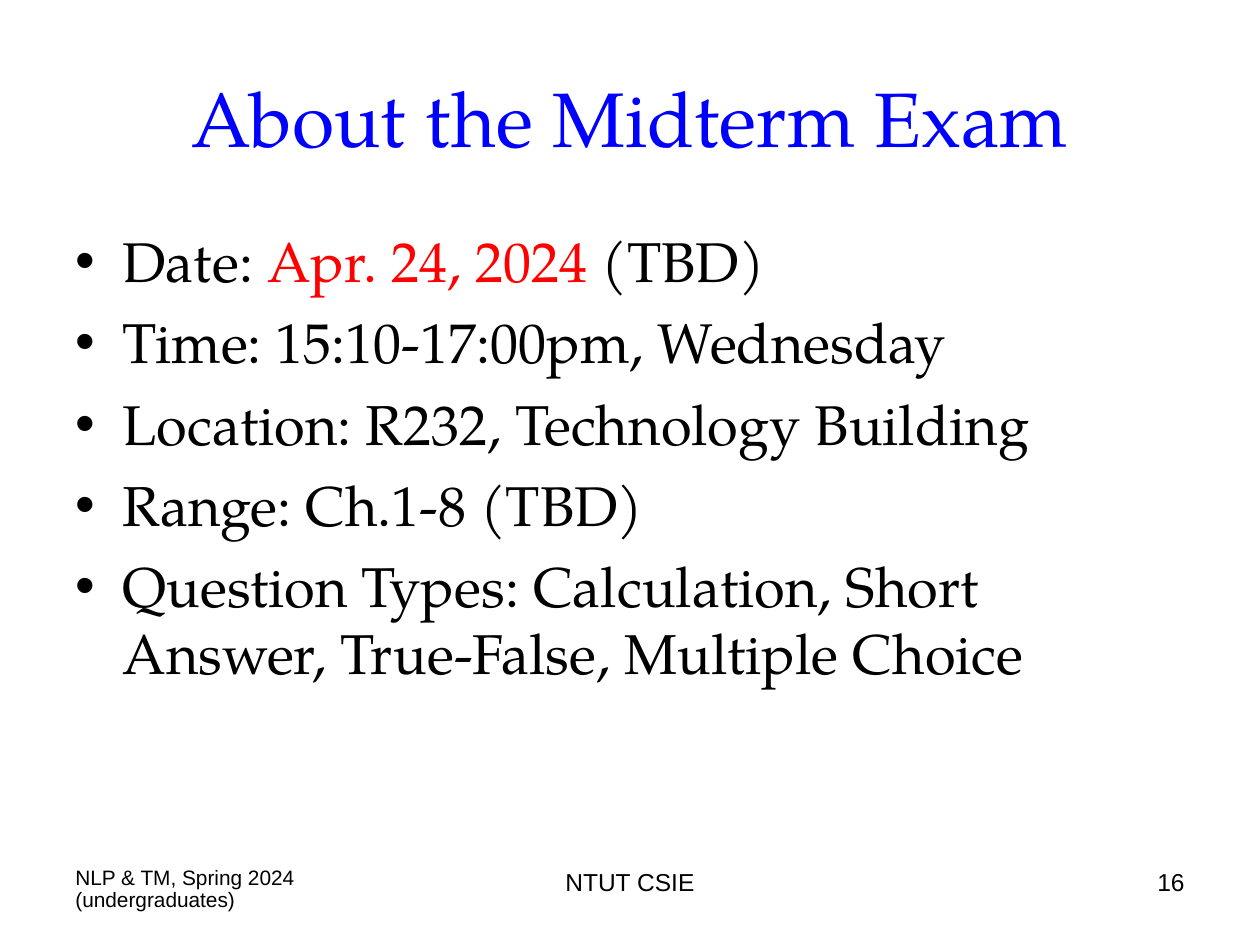
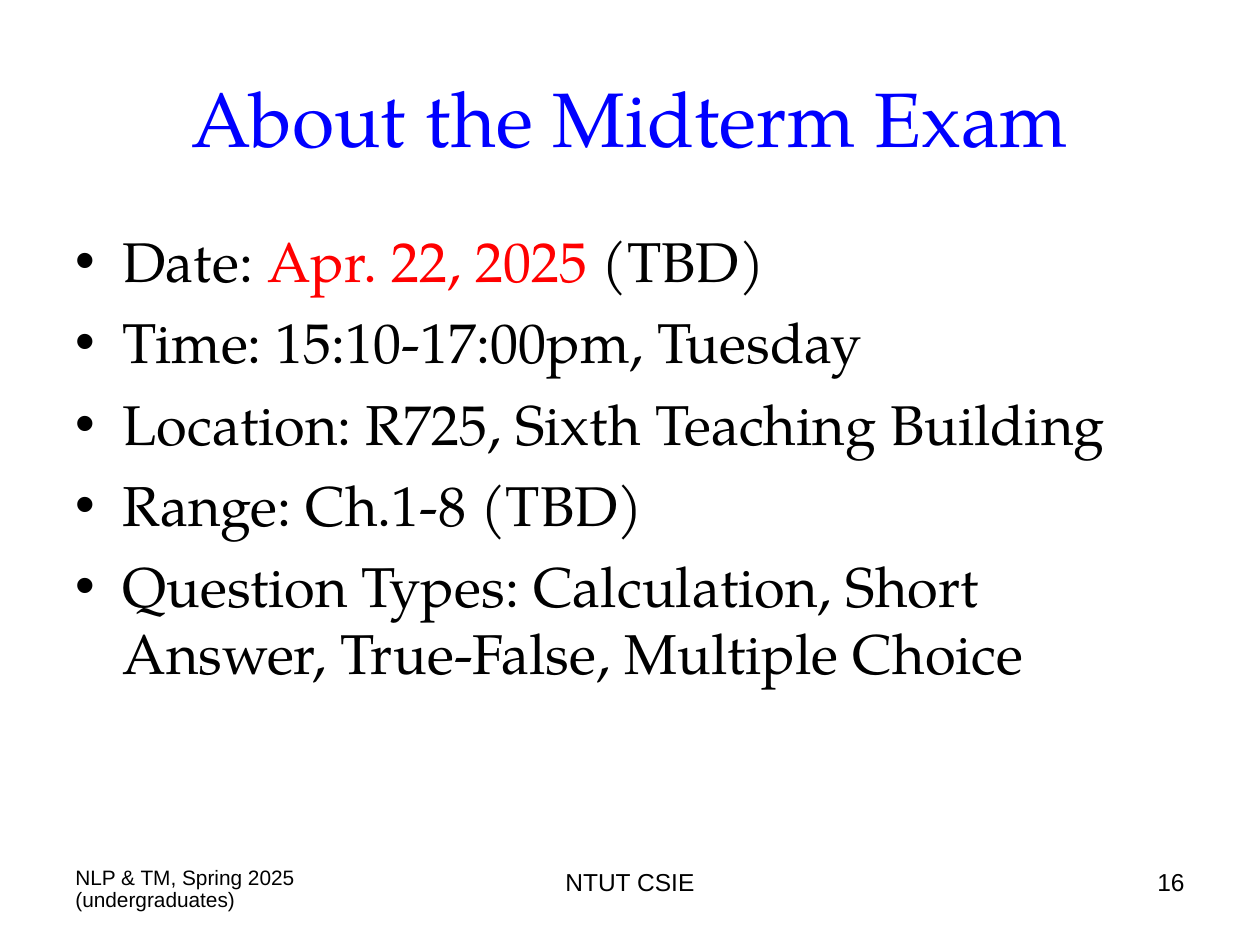
Before and after one commit to chriswjh/chriswjh.github.io, a slide deck: slide 16 of NLP_TM/00-Overview.ppt. Drawn at 1260x945 pixels with LibreOffice and Linux fonts; fonts in the diff are those of the drawing. Boxes give left, top, right and bottom in pixels: in the first picture for what was removed or moved away, otherwise in the second. Text is boxed around its words. In the diff, an @@ line names an element or a change of style, - is before the commit and + after.

```diff
--- a/NLP_TM/00-Overview.ppt
+++ b/NLP_TM/00-Overview.ppt
@@ text at (123, 240, 1104, 461): text changed @@
-• Date: Apr. 24, 2024 (TBD)
-• Time: 15:10-17:00pm, Wednesday
-• Location: R232, Technology Building
+• Date: Apr. 22, 2025 (TBD)
+• Time: 15:10-17:00pm, Tuesday
+• Location: R725, Sixth Teaching Building
@@ text at (75, 870, 294, 912): text changed @@
-NLP & TM, Spring 2024 (undergraduates)
+NLP & TM, Spring 2025 (undergraduates)
```
Also in this commit, not shown: 45 other slides changed.
